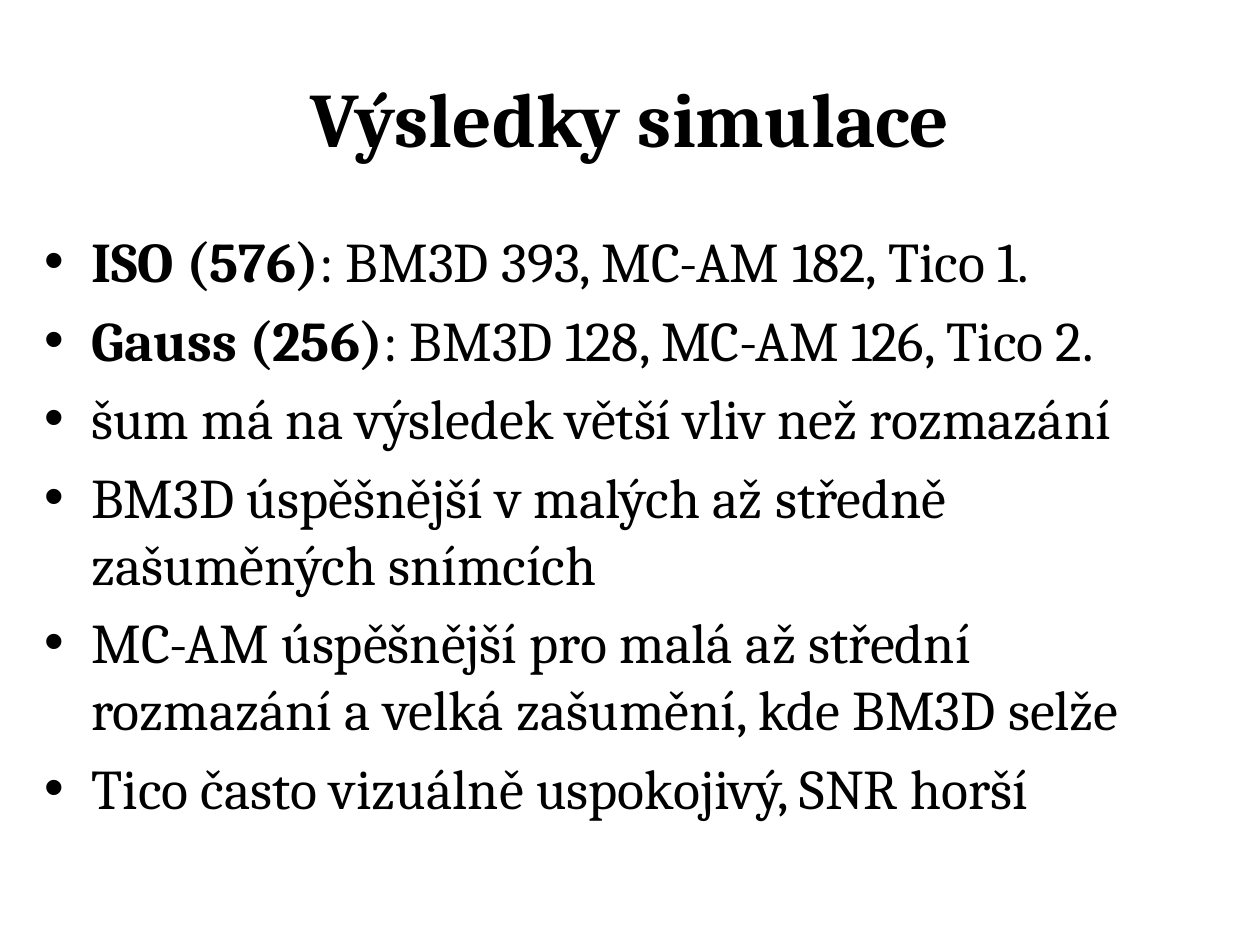
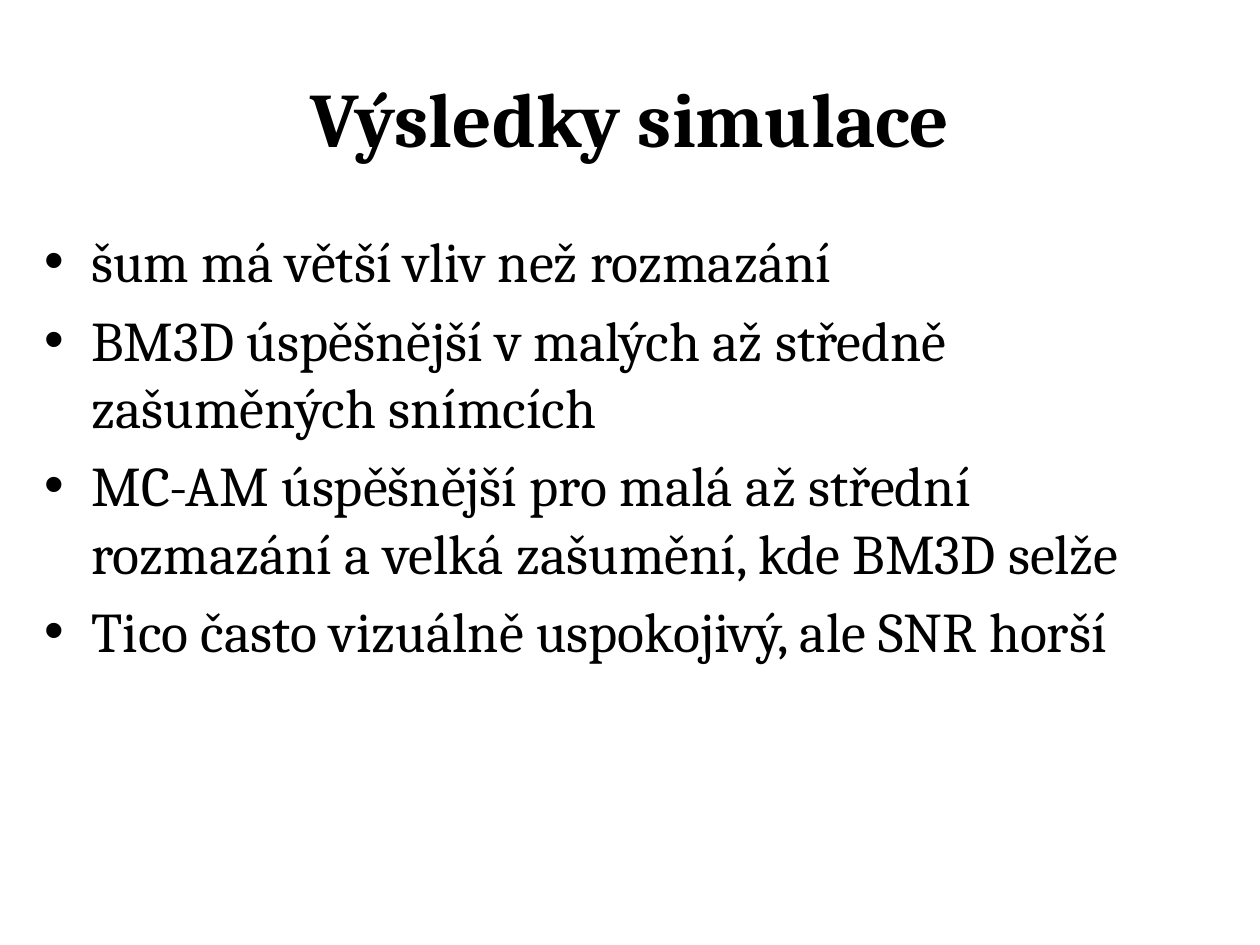
Before and after one commit to jozefsabo/Thesis, a slide deck: slide 20 of Docs/Jozef Sabo - Prezentace obhajoba.pptx (slide 15 before the commit). Drawn at 1260x945 pixels with LibreOffice and Linux fonts; fonts in the diff are those of the drawing. Boxes give left, top, right and bottom in pixels: in the first picture for what was removed or moved away, otherwise in the second. Text is boxed around its words. In the diff, an @@ line names an element or a change of style, - is before the commit and + after.

```diff
--- a/Docs/Jozef Sabo - Prezentace obhajoba.pptx
+++ b/Docs/Jozef Sabo - Prezentace obhajoba.pptx
@@ text at <box>91,242,831,283</box>: text changed @@
-• ISO (576): BM3D 393, MC-AM 182, Tico 1.
-• Gauss (256): BM3D 128, MC-AM 126, Tico 2.
-• šum má na výsledek větší vliv než rozmazání
+• šum má větší vliv než rozmazání
@@ text at <box>91,612,1107,665</box>: text changed @@
-• Tico často vizuálně uspokojivý, SNR horší
+• Tico často vizuálně uspokojivý, ale SNR horší
```
Also in this commit, not shown: 12 other slides changed, 8 slides added, 3 slides removed, 1 other file.
